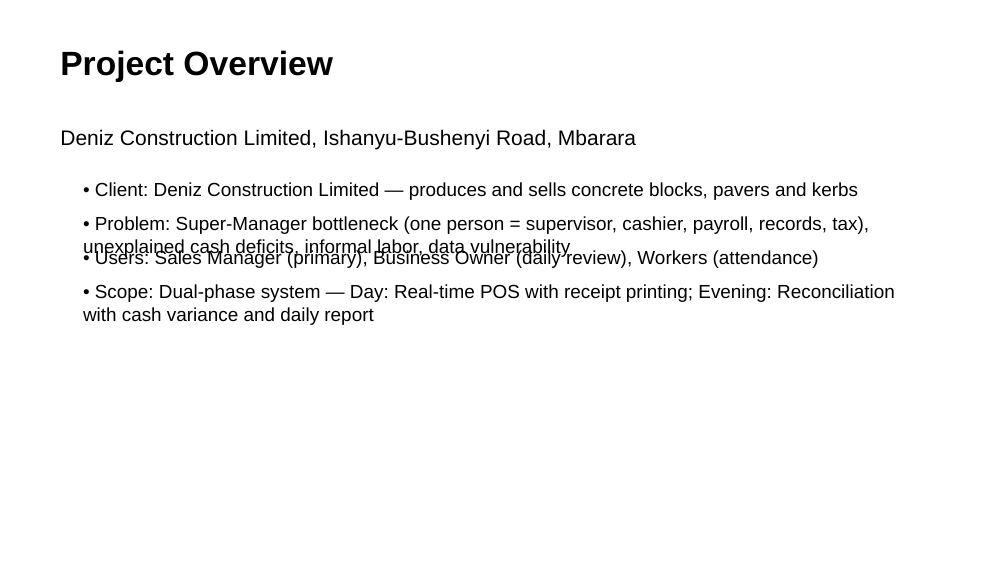
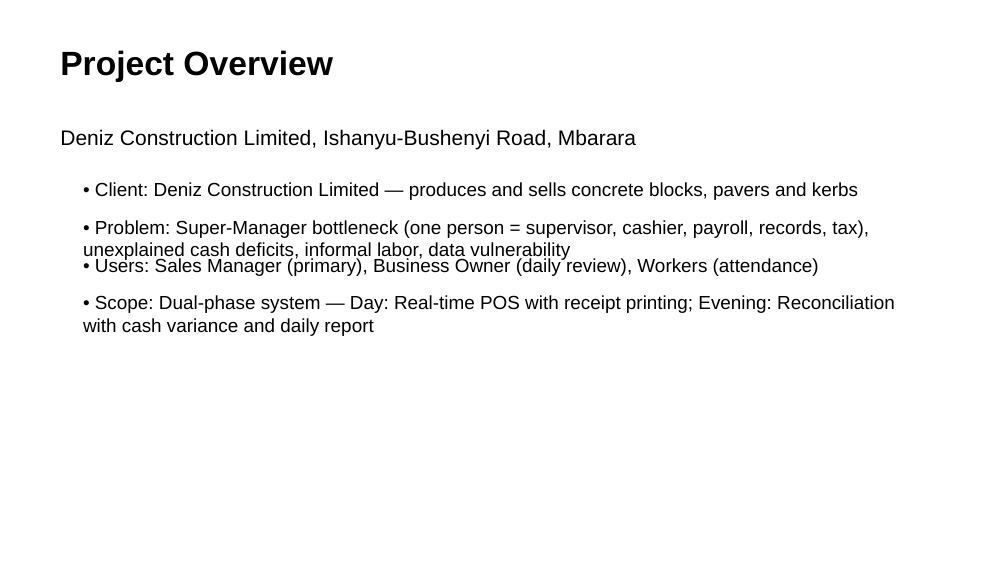
Before and after one commit to mugmarp/requirements-engineering-project-exercise, a slide deck: slide 3 of project_deliverables/PhaseFinal_Grand-Project-Presentation.pptx. Drawn at 1008x567 pixels with LibreOffice and Linux fonts; fonts in the diff are those of the drawing. Boxes give left, top, right and bottom in pixels: in the first picture for what was removed or moved away, otherwise in the second. Text is boxed around its words. In the diff, an @@ line names an element or a change of style, - is before the commit and + after.

Commit message:
fix: PPTX spacing - prevent overlapping
- Enable auto_size on text frames for natural text growth
- Increase bullet textbox height (0.5->0.6) and spacing (0.45->0.5)
- Increase table bottom margin (0.3->0.5)
- Fixes tight spacing on slides with tables + following text

```diff
--- a/project_deliverables/PhaseFinal_Grand-Project-Presentation.pptx
+++ b/project_deliverables/PhaseFinal_Grand-Project-Presentation.pptx
@@ text "• Problem: Super-Manager bottleneck (one ...": place and size @@
-text "• Problem: Super-Manager bottleneck (one ..." at [83, 216, 869, 257]
+text "• Problem: Super-Manager bottleneck (one ..." at [83, 220, 869, 261]
@@ text "• Users: Sales Manager (primary), ...": place and size @@
-text "• Users: Sales Manager (primary), ..." at [95, 249, 819, 268]
+text "• Users: Sales Manager (primary), ..." at [95, 257, 819, 276]
@@ text "• Scope: Dual-phase system — ...": place and size @@
-text "• Scope: Dual-phase system — ..." at [83, 284, 895, 325]
+text "• Scope: Dual-phase system — ..." at [83, 295, 895, 336]
```
Also in this commit, not shown: 5 other slides changed, 1 other file.
